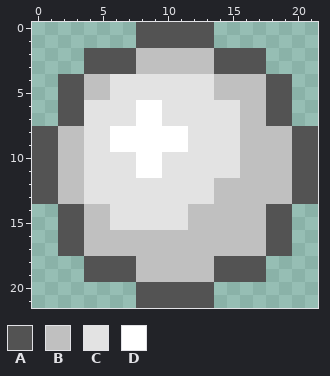
One commit to this pixel-art sprite: Orbs/Items/WhiteOrbItem.png. That is the earlier state.
The file is 22x22 pixels.
Palette (. is transparent): A #535353  B #c0c0c0  C #e3e3e3  D #ffffff
Now the later version:
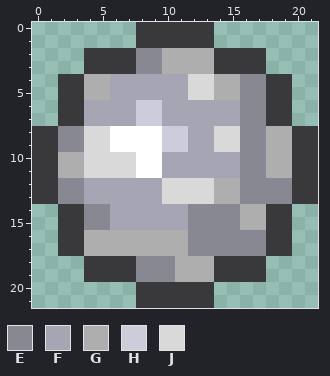
Colours new in this view: E #888893  F #a5a5b3  G #aeaeae  H #ccccda  J #d9d9d9
Difference:
Colour A changes from #535353 to #39393c.
The author changed colour B to colour E in rows 2 to 3 at x 8 to 9; in rows 4 to 7 at x 16 to 17; in rows 8 to 9 at x 2 to 3 and 16 to 17; in rows 10 to 11 at x 16 to 17; in rows 12 to 13 at x 2 to 3 and 16 to 19; in rows 14 to 15 at x 4 to 5 and 12 to 15.
The author changed colour B to colour E in rows 16 to 17 at x 12 to 17; in rows 18 to 19 at x 8 to 10.
The author changed colour C to colour F in rows 4 to 5 at x 6 to 11; in rows 6 to 7 at x 4 to 7 and 10 to 15; in rows 8 to 9 at x 12 to 13; in rows 10 to 11 at x 10 to 15; in rows 12 to 13 at x 4 to 9; in rows 14 to 15 at x 6 to 11.
The author changed colour B to colour G in rows 2 to 3 at x 10 to 13; in rows 4 to 5 at x 4 to 5 and 14 to 15; in rows 8 to 9 at x 18 to 19; in rows 10 to 11 at x 2 to 3 and 18 to 19; in rows 12 to 13 at x 14 to 15; in rows 14 to 15 at x 16 to 17.
The author changed colour B to colour G in rows 16 to 17 at x 4 to 11; in rows 18 to 19 at x 11 to 13.
The author changed colour D to colour H in rows 6 to 7 at x 8 to 9; in rows 8 to 9 at x 10 to 11.
The author changed colour C to colour J in rows 4 to 5 at x 12 to 13; in rows 8 to 9 at x 4 to 5 and 14 to 15; in rows 10 to 11 at x 4 to 7; in rows 12 to 13 at x 10 to 13.
